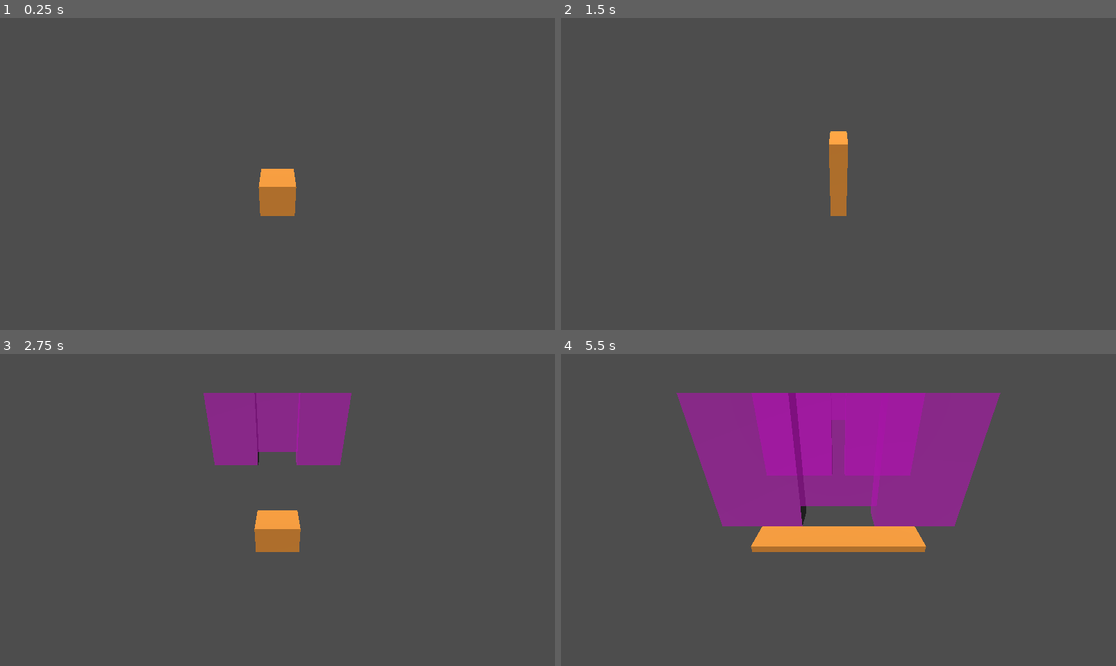
Above: before the commit, frames 1-4 (two rows, left to right).
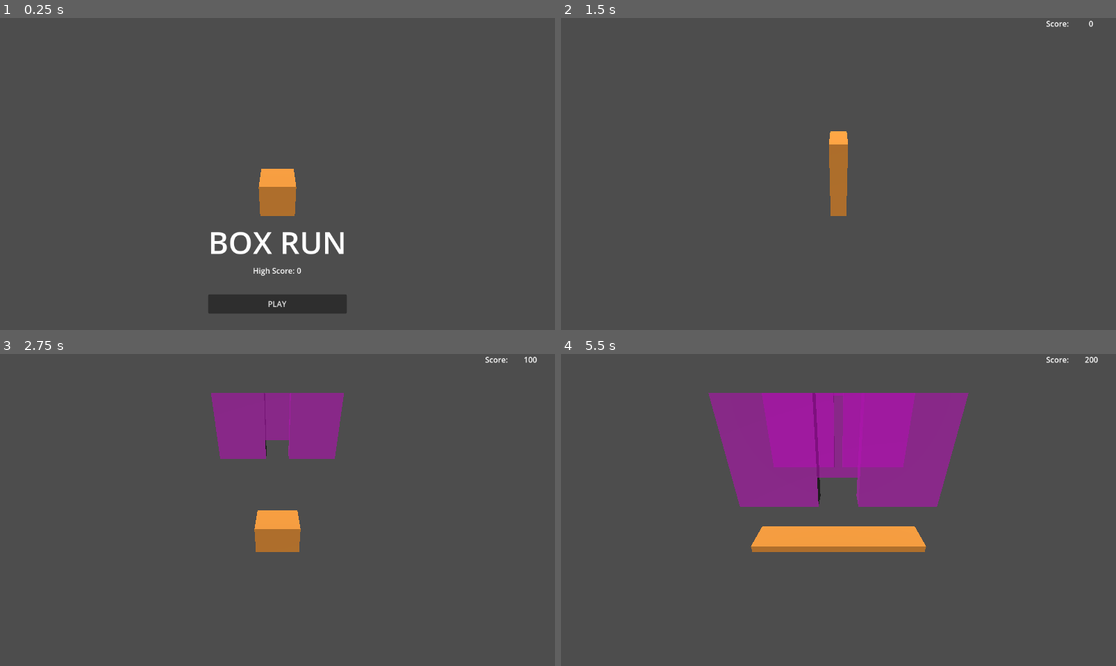
Above: after the commit, the same moments.

Repository: gabriellebrand/Neon-Strech
Game: Godot game, scene res://Scenes/GameLoop.tscn
The game is run twice, just before and just after one commit, with the same random seed, the same clock (stepped at 60 frames per second) and the same inputs. Before the commit the project starts from res://Scenes/Main.tscn.
Inputs (mouse positions are in pixels of both pictures, inside the frame that each line leads up to):
- Up to frame 1 (0.25 s): no input
- Up to frame 2 (1.5 s): click (838, 305) at 0.5 s, where only the run after the commit has a clickable "PLAY"; tap Enter at 1.25 s; hold W (stretch_up) from 1.28 s (still down)
- Up to frame 3 (2.75 s): release W (stretch_up) at 2.03 s; hold S (stretch_down) from 2.03 s (still down)
- Up to frame 4 (5.5 s): release S (stretch_down) at 2.78 s; hold W (stretch_up) 2.78-4.28 s; hold S (stretch_down) from 4.28 s (still down)

The runs differ from the first frame. In frame 1, 2.4% of the frame differs, in the area x 37-63%, y 54-95%; in frame 2, less than 0.1%; in frame 3, 1.1%; in frame 4, 6.8%, in the area x 20-97%, y 0-56%.

Commit message:
Adiciona GameManager (autoload) e inicio do score como resource

Diff:
--- /dev/null
+++ b/GameJam/Resources/save_data.tres
@@ -0,0 +1,7 @@
+[gd_resource type="Resource" script_class="SaveData" load_steps=2 format=3 uid="uid://q0t4xx4cdu7m"]
+
+[ext_resource type="Script" path="res://Scripts/save_data.gd" id="1_2td22"]
+
+[resource]
+script = ExtResource("1_2td22")
+high_score = 0
--- /dev/null
+++ b/GameJam/Scenes/GameLoop.tscn
@@ -0,0 +1,13 @@
+[gd_scene load_steps=4 format=3 uid="uid://b1r61yfobattf"]
+
+[ext_resource type="Script" path="res://Scripts/GameLoop.gd" id="1_foaun"]
+[ext_resource type="PackedScene" uid="uid://d3jahmithafae" path="res://Scenes/UI/MainMenu.tscn" id="3_5n3io"]
+[ext_resource type="PackedScene" uid="uid://bi8ebkbeanle7" path="res://Scenes/UI/LevelUI.tscn" id="3_ptt0j"]
+
+[node name="GameLoop" type="Node" groups=["EntryPoint"]]
+script = ExtResource("1_foaun")
+
+[node name="LevelUI" parent="." instance=ExtResource("3_ptt0j")]
+visible = false
+
+[node name="MainMenu" parent="." instance=ExtResource("3_5n3io")]
--- /dev/null
+++ b/GameJam/Scenes/UI/LevelUI.tscn
@@ -0,0 +1,20 @@
+[gd_scene format=3 uid="uid://bi8ebkbeanle7"]
+
+[node name="LevelUI" type="Control"]
+layout_mode = 3
+anchors_preset = 15
+anchor_right = 1.0
+anchor_bottom = 1.0
+grow_horizontal = 2
+grow_vertical = 2
+mouse_filter = 2
+
+[node name="ScoreLabel" type="Label" parent="."]
+layout_mode = 1
+anchors_preset = 1
+anchor_left = 1.0
+anchor_right = 1.0
+offset_left = -145.0
+offset_bottom = 23.0
+grow_horizontal = 0
+text = "SCORE: 000000"
--- a/GameJam/Scenes/UI/MainMenu.tscn
+++ b/GameJam/Scenes/UI/MainMenu.tscn
@@ -13,6 +13,7 @@
 script = ExtResource("1_r6b6b")
 
 [node name="TextureRect" type="TextureRect" parent="."]
+visible = false
 modulate = Color(1, 1, 1, 0.52549)
 layout_mode = 1
 anchors_preset = 8
--- a/GameJam/Scenes/UI/main_menu.gd
+++ b/GameJam/Scenes/UI/main_menu.gd
@@ -3,10 +3,15 @@
 @onready var high_score_label: Label = $VBoxContainer/HighScoreLabel
 
 func _ready() -> void:
-  set_high_score(0)
+    set_high_score(0)
+
+func _process(delta):
+    #print(visible)
+    pass
 
 func _on_play_button_pressed() -> void:
-  get_tree().change_scene_to_file("res://Scenes/Main.tscn")
+    print("play")
+    GameManager.start_game()
 
 func set_high_score(score):
-  high_score_label.text = "High Score: " + str(score)
+    high_score_label.text = "High Score: " + str(score)
--- /dev/null
+++ b/GameJam/Scripts/GameLoop.gd
@@ -0,0 +1,32 @@
+extends Node
+
+var level_scene = preload("res://Scenes/Main.tscn")
+@onready var level
+
+@onready var main_menu: Control = $MainMenu
+@onready var level_ui: Control = $LevelUI
+
+func _ready() -> void:
+    main_menu.process_mode = Node.PROCESS_MODE_WHEN_PAUSED
+    reset_level()
+    reset_game()
+    pass
+
+func reset_game():
+    get_tree().paused = true
+    main_menu.show()
+
+func start_game():
+    get_tree().paused = false
+    reset_level()
+    main_menu.hide()
+    level_ui.show()
+
+func reset_level():
+    if (level): level.queue_free()
+    level = level_scene.instantiate()
+    add_child(level)
+
+func set_score(score):
+    var score_label = level_ui.get_node("ScoreLabel")
+    score_label.text = "Score: %10d" % score
--- /dev/null
+++ b/GameJam/Scripts/GameManager.gd
@@ -0,0 +1,14 @@
+extends Node
+
+var entry_point: Node
+func _ready() -> void:
+    entry_point = get_tree().get_first_node_in_group("EntryPoint")
+
+func start_game():
+    entry_point.start_game()
+
+func reset_game():
+    entry_point.reset_game()
+
+func set_score(score):
+    entry_point.set_score(score)
--- a/GameJam/Scripts/Killzone.gd
+++ b/GameJam/Scripts/Killzone.gd
@@ -1,8 +1,7 @@
 extends Area3D
 
 func die():
-    print("Died!")
-    get_tree().change_scene_to_file("res://Scenes/UI/MainMenu.tscn")
+    GameManager.reset_game()
 
 func _on_body_entered(body):
     die()
--- a/GameJam/Scripts/Main.gd
+++ b/GameJam/Scripts/Main.gd
@@ -1,11 +1,16 @@
 extends Node3D
 
 const wall_scene = preload("res://Scenes/Wall.tscn")
+const SAVE_DATA = preload("res://Resources/save_data.tres")
 
 var run_time = 0;
+var current_score = 0;
+signal score_changed(score:int)
 
 func _process(delta):
-  run_time += delta
+    run_time += delta
+    current_score = compute_score()
+    GameManager.set_score(current_score)
 
 
 func _on_timer_timeout():
@@ -14,4 +19,9 @@
 
 
 func end_game():
-  get_tree().change_scene_to_file("res://Scenes/UI/MainMenu.tscn")
+    if (current_score > SAVE_DATA.high_score):
+        print("new high score: " + str(current_score))
+
+func compute_score():
+    var score = int(run_time) * 50
+    return score
--- a/GameJam/Scripts/box.gd
+++ b/GameJam/Scripts/box.gd
@@ -3,6 +3,9 @@
 const STRETCH_SPEED = 0.1
 const MINIMUM_STRETCH_Y = 0.2
 const MAXIMUM_STRETCH_Y = 5.0
+
+func _ready():
+    snap_to_ground()
 
 func _physics_process(delta: float) -> void:
     var stretch_y_value = Input.get_axis("stretch_down", "stretch_up")
--- /dev/null
+++ b/GameJam/Scripts/save_data.gd
@@ -0,0 +1,4 @@
+class_name SaveData
+extends Resource
+
+@export var high_score:int
--- a/GameJam/project.godot
+++ b/GameJam/project.godot
@@ -11,9 +11,17 @@
 [application]
 
 config/name="GameJam"
-run/main_scene="res://Scenes/Main.tscn"
+run/main_scene="res://Scenes/GameLoop.tscn"
 config/features=PackedStringArray("4.3", "Forward Plus")
 config/icon="res://icon.svg"
+
+[autoload]
+
+GameManager="*res://Scripts/GameManager.gd"
+
+[global_group]
+
+EntryPoint=""
 
 [input]
 
